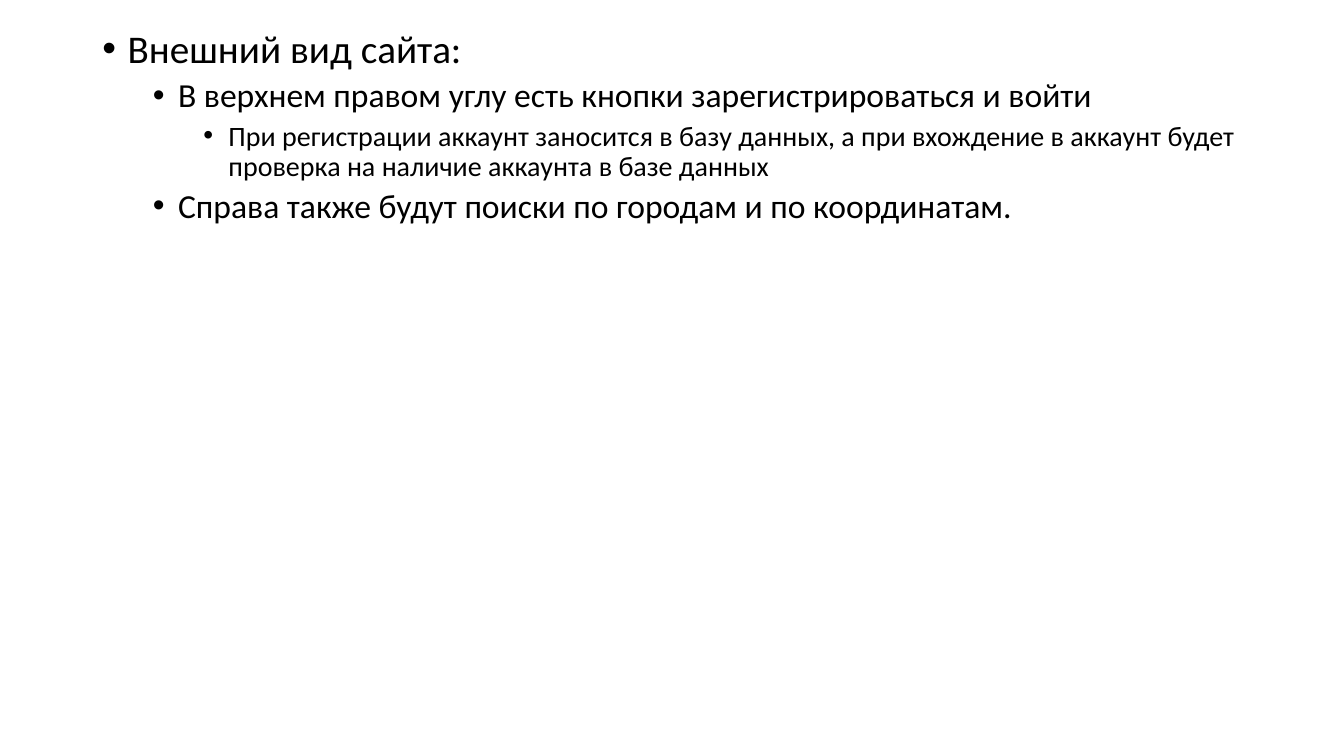
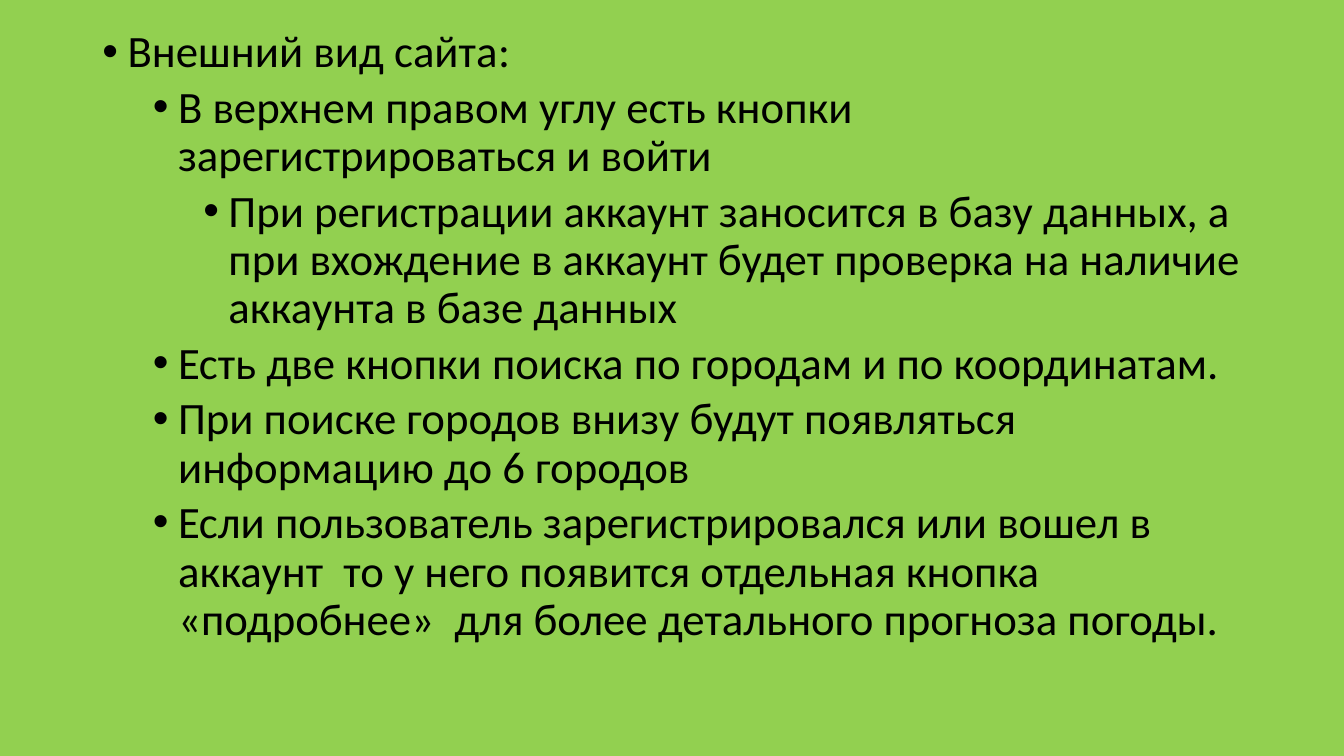
Before and after one commit to Danila-Mishchenko/Weather-graf, a slide deck: slide 4 of docx/Презентация Microsoft PowerPoint (2).pptx. Drawn at 1344x756 pixels with LibreOffice and Linux fonts; fonts in the diff are those of the drawing. Boxes give left, top, right and bottom in pixels: in the first picture for what was removed or moved away, otherwise in the second. Text is boxed around its words. In the diff, an @@ line names an element or a change of style, - is before the commit and + after.

```diff
--- a/docx/Презентация Microsoft PowerPoint (2).pptx
+++ b/docx/Презентация Microsoft PowerPoint (2).pptx
@@ background #FFFFFF to #92D050 @@
@@ text at (128, 36, 1239, 331): size 28 to 32 pt in "Внешний вид сайта:"; size 24 to 32 pt in "В верхнем правом углу есть кнопки зарегистрироваться ..."; size 20 to 32 pt in "При регистрации аккаунт заносится в базу данных, ..." @@
@@ text at (178, 350, 1219, 643): text changed; size 24 to 32 pt @@
-  • Справа также будут поиски по городам и по координатам.
+  • Есть две кнопки поиска по городам и по координатам.
+  • При поиске городов внизу будут появляться информацию до 6 городов
+  • Если пользователь зарегистрировался или вошел в аккаунт то у него появится отдельная кнопка «подробнее» для более детального прогноза погоды.
```
Also in this commit, not shown: 3 other slides changed, 3 slides added, 21 other files.
